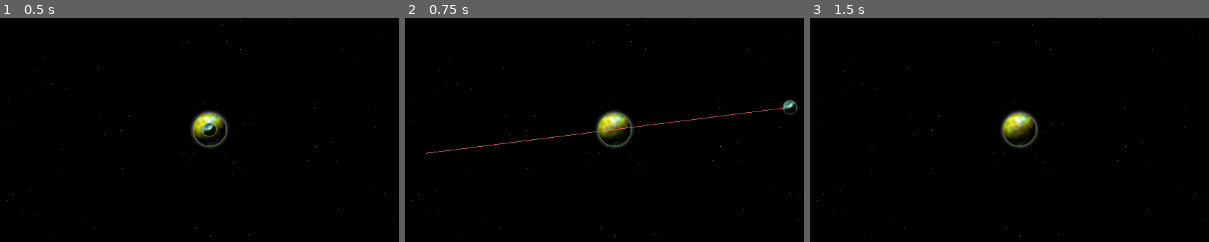
Above: before the commit, frames 1-3 (left to right).
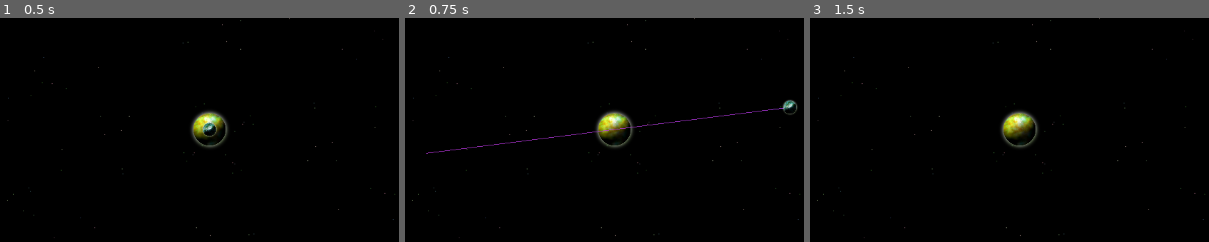
Above: after the commit, the same moments.

Repository: rkmoon/project-space-balls
Game: Godot game, scene res://Scenes/test_scene.tscn
The game is run twice, just before and just after one commit, with the same random seed, the same clock (stepped at 60 frames per second) and the same inputs. The project has no main scene, so this scene is started directly.
Inputs (mouse positions are % of the whole screen's width and height, from its top left):
- Up to frame 1 (0.5 s): no input
- Up to frame 2 (0.75 s): tap Enter at 0.5 s; move the mouse to (72, 45) at 0.52 s; press the mouse at (72, 45) at 0.53 s
- Up to frame 3 (1.5 s): tap Space at 1.25 s; move the mouse to (30, 55) at 1.27 s; release the mouse at (30, 55) at 1.28 s; click (30, 55) at 1.35 s
The pictures show only the part of the screen within x 24-74%, y 25-75%; the shares and areas given below are measured in that part.

Frame 1 is identical in both runs. In frame 2, 0.4% of the frame differs, in the area x 5-95%, y 40-61%; in frame 3, nothing differs.

Commit message:
changed color gradient

Diff:
--- a/Scenes/test_scene.tscn
+++ b/Scenes/test_scene.tscn
@@ -50,6 +50,7 @@
 position = Vector2(-195, 0)
 script = ExtResource("2_n62oi")
 gravity_node = NodePath("../MiddlePlanet/Gravity")
+color_gradient = [Color(0.849497, 0.18215, 0.807406, 0.5), Color(0.63064, 0.269606, 0.980716, 0.5)]
 
 [node name="CollisionShape2D" type="CollisionShape2D" parent="OrbitingPlanet"]
 shape = SubResource("CircleShape2D_shfy3")
